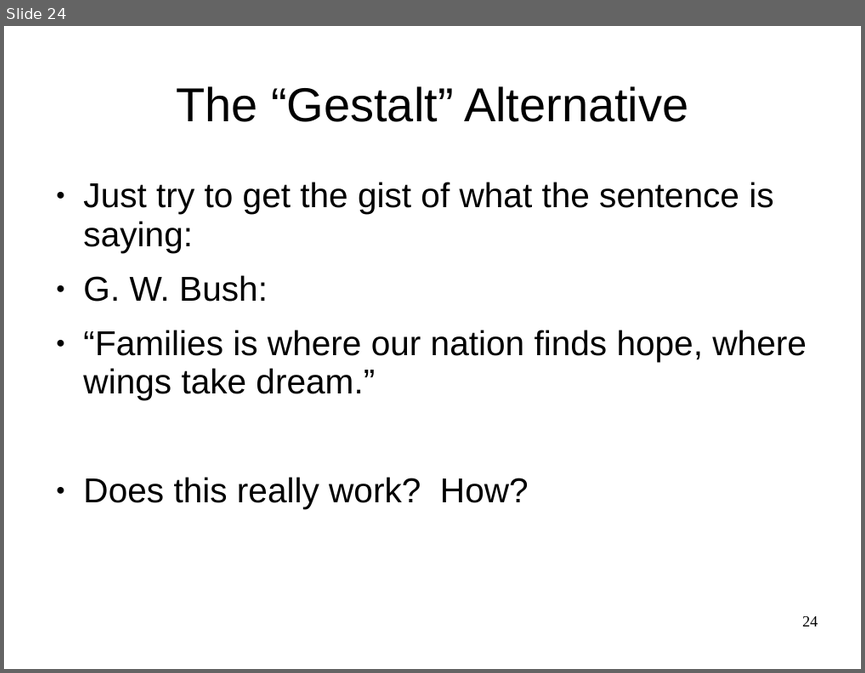
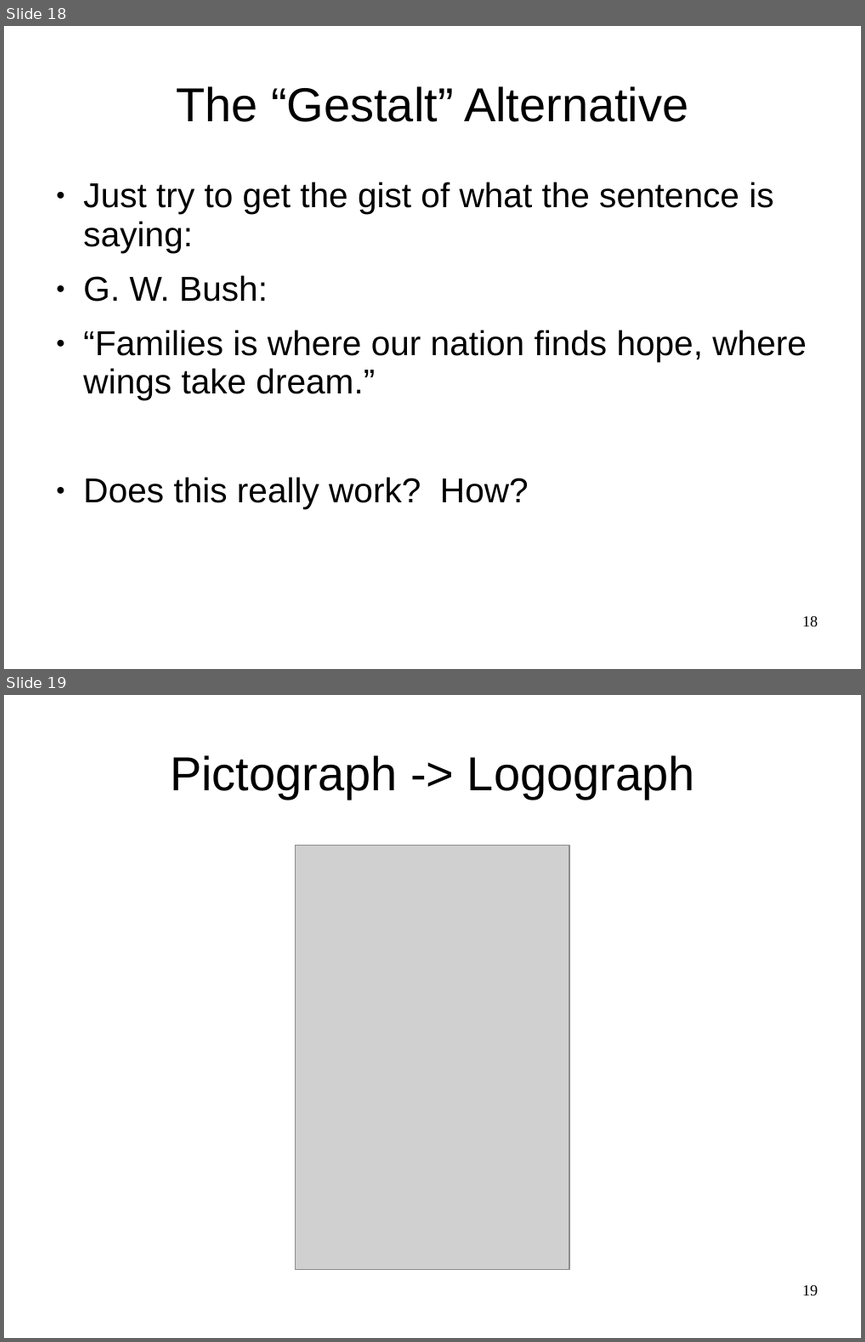
Before and after one commit to ccnlab/teaching, a slide deck: genpsych/randy_slides/oreilly_genpsych_language.pptx. Shown one above the other, each under a label of ours: slide 24 before the commit, slides 18 and 19 after it. The pictures are 865x673 and 865x1342 pixels, drawn with LibreOffice and Linux fonts; fonts in the diff are those of the drawing; grey boxes stand for pictures; background and template pictures are left out. Boxes give left, top, right and bottom in pixels: in the first picture for what was removed or moved away, otherwise in the second. Text is boxed around its words. In the diff, an @@ line names an element or a change of style, - is before the commit and + after.

```diff
--- a/genpsych/randy_slides/oreilly_genpsych_language.pptx
+++ b/genpsych/randy_slides/oreilly_genpsych_language.pptx
@@ slide 19 added at <box>4,695,861,1338</box>, background picture (left out) @@
@@ title added at <box>170,755,695,799</box>, 40 pt, text #000000 @@
+Pictograph -> Logograph
@@ picture added at <box>296,845,569,1270</box> @@
@@ page number added at <box>802,1285,817,1295</box>, 13 pt, text #000000 @@
+19
@@ what was slide 24 is now slide 18 @@
@@ page number at <box>802,616,817,626</box>: text changed @@
-24
+18
```
Also in this commit, not shown: 3 slides changed, 7 other slides added, 18 slides removed.
